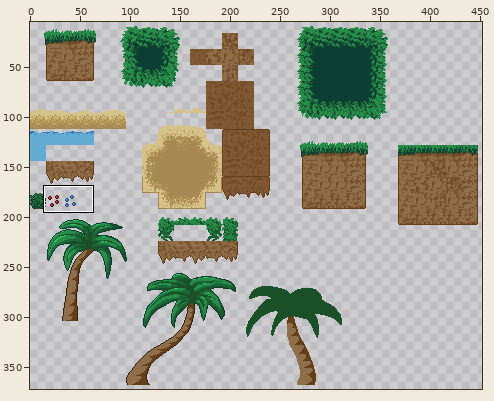
Sprite sheet: assets/tilesets/Tilemap_Set.png. Above: a wide view before the commit, with the close-up outlined.
Close-up. The starting point:
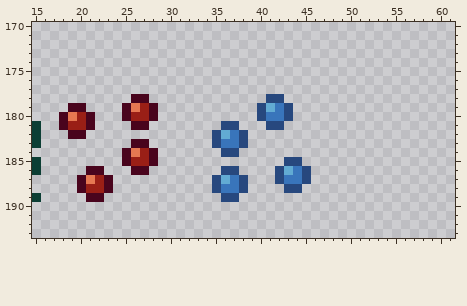
The file is 512x512 pixels. Shown: x 15..61, y 170..193. The wide view leaves out empty margins.
And afterwards:
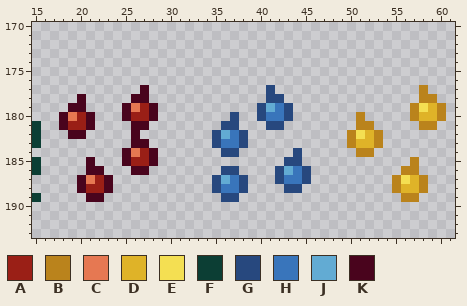
Palette (. is transparent): A #9a1f16  B #ba831c  C #e67852  D #dfb328  E #f4df52  F #0c3e34  G #27487e  H #3975bb  J #62abd3  K #49041d
Diff:
@@ x 15..61 @@
 176 ...............................................
-177 ...............................................
-178 ...........KK.............GG...................
-179 ....KK....KCAK...........GJHG..................
-180 ...KCAK...KAAK...........GHHG..................
-181 F..KAAK....KK........GG...GG...................
-182 F...KK..............GJHG.......................
-183 F..........KK.......GHHG.......................
-184 ..........KCAK.......GG........................
-185 F.........KAAK..............GG.................
-186 F.....KK...KK........GG....GJHG................
-187 .....KCAK...........GJHG...GHHG................
-188 .....KAAK...........GHHG....GG.................
-189 F.....KK.............GG........................
+177 ............K.............G................B...
+178 .....K.....KK.............GG...............BB..
+179 ....KK....KCAK...........GJHG.............BEDB.
+180 ...KCAK...KAAK........G..GHHG.......B.....BDDB.
+181 F..KAAK....KK........GG...GG........BB.....BB..
+182 F...KK.....K........GJHG...........BEDB........
+183 F..........KK.......GHHG...........BDDB........
+184 ..........KCAK.......GG......G......BB.........
+185 F.....K...KAAK..............GG............B....
+186 F.....KK...KK........GG....GJHG..........BB....
+187 .....KCAK...........GJHG...GHHG.........BEDB...
+188 .....KAAK...........GHHG....GG..........BDDB...
+189 F.....KK.............GG..................BB....
 190 ...............................................
